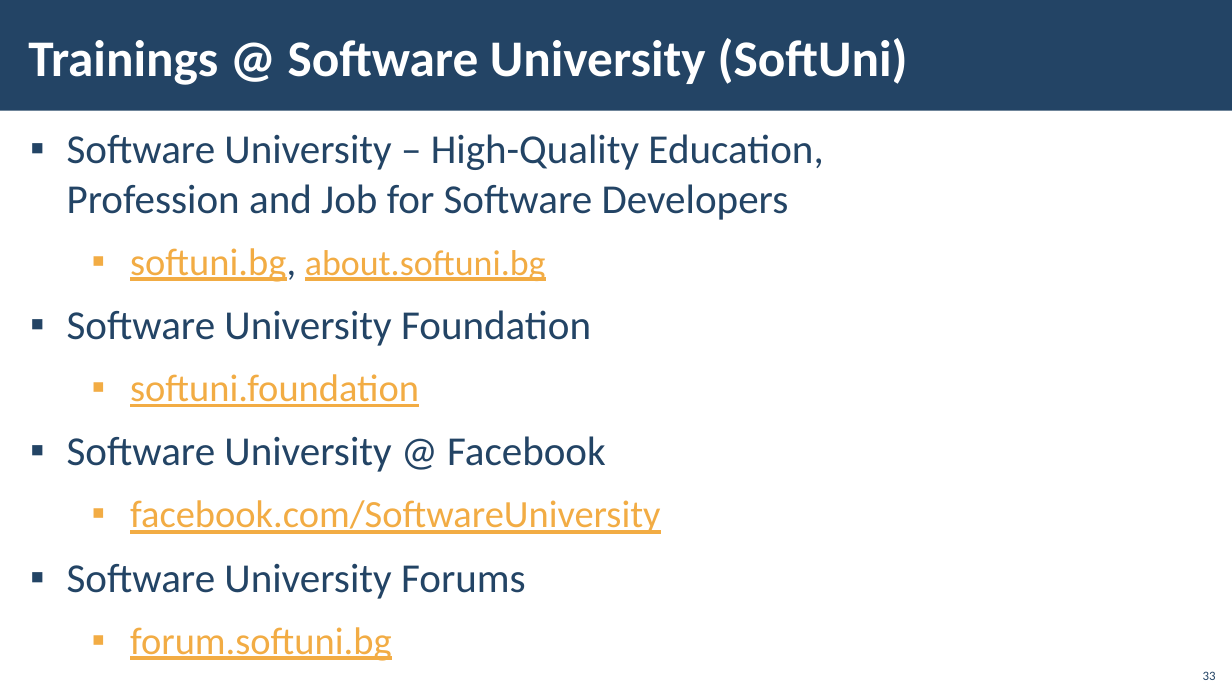
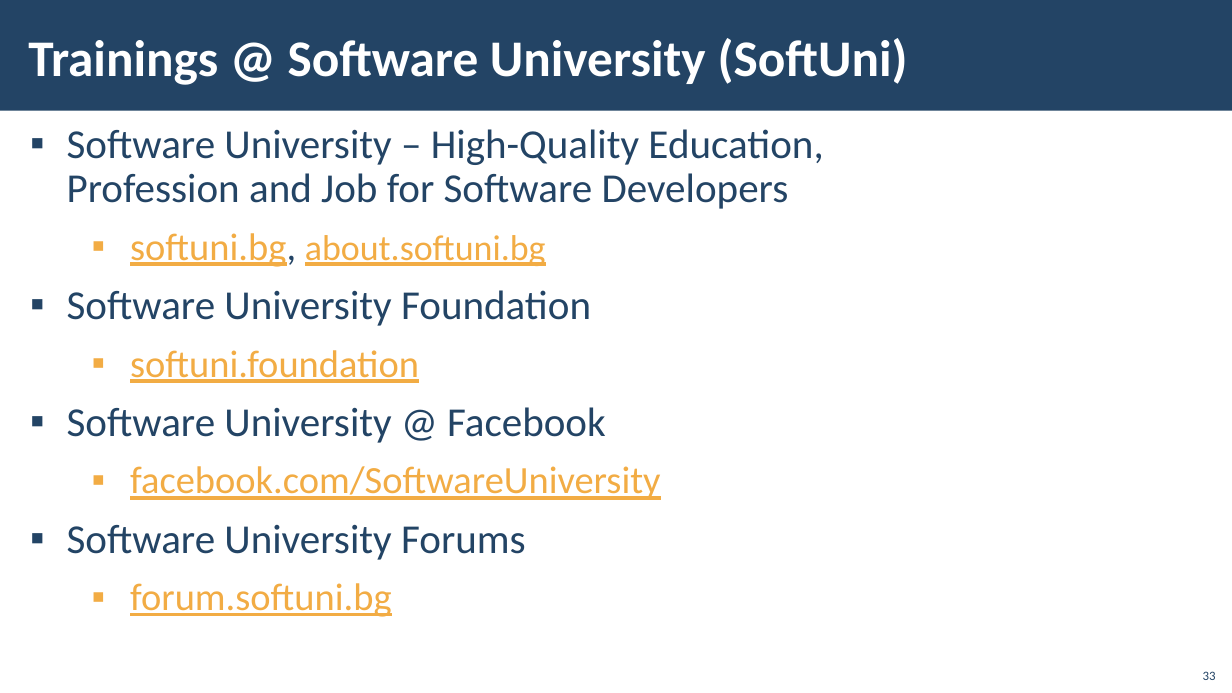
Before and after one commit to vasildimov98/softuni-tutorials, a slide deck: slide 33 of 08.C#Web/1.WebBesic/03.StateManagement/03. CSharp-Web-Basics-Web Server-State-Management.pptx. Drawn at 1232x693 pixels with LibreOffice and Linux fonts; fonts in the diff are those of the drawing; background and template pictures are left out. Boxes give left, top, right and bottom in pixels: in the first picture for what was removed or moved away, otherwise in the second. Text is boxed around its words. In the diff, an @@ line names an element or a change of style, - is before the commit and + after.

```diff
--- a/08.C#Web/1.WebBesic/03.StateManagement/03. CSharp-Web-Basics-Web Server-State-Management.pptx
+++ b/08.C#Web/1.WebBesic/03.StateManagement/03. CSharp-Web-Basics-Web Server-State-Management.pptx
@@ text "Software University – High-Quality Education, ..." at bbox=[67, 129, 823, 617]: line spacing 1 to 0.9 @@
```
Also in this commit, not shown: 6 other slides changed, 1 other file.
